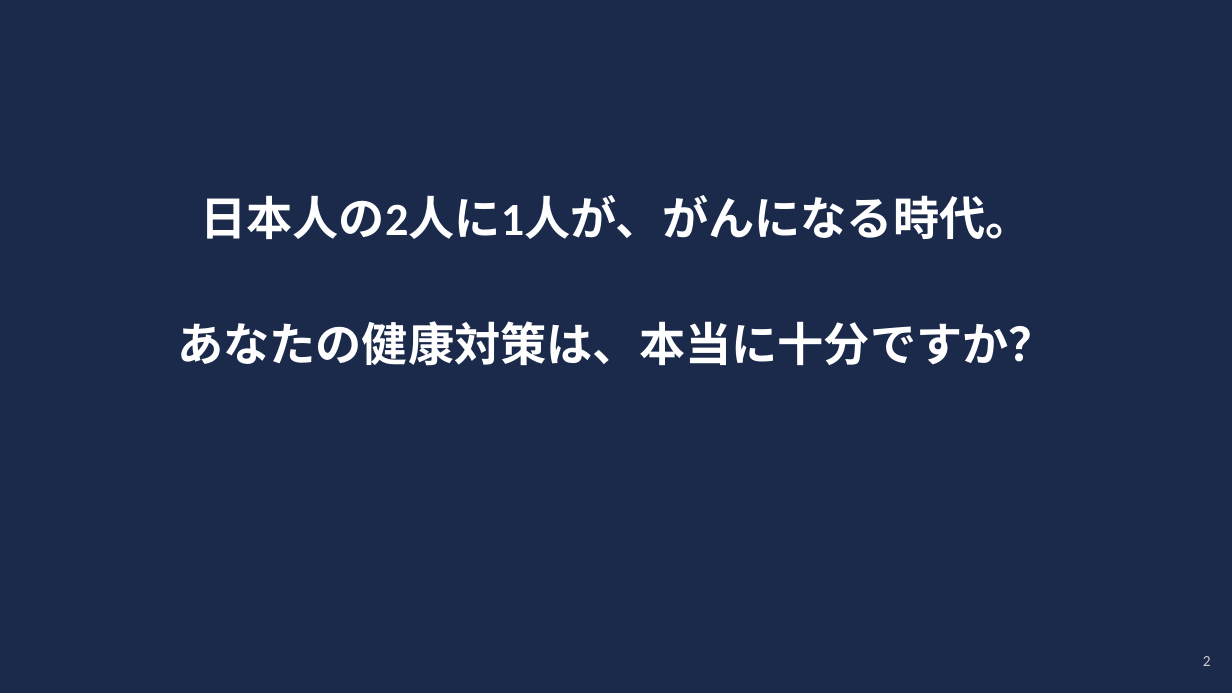
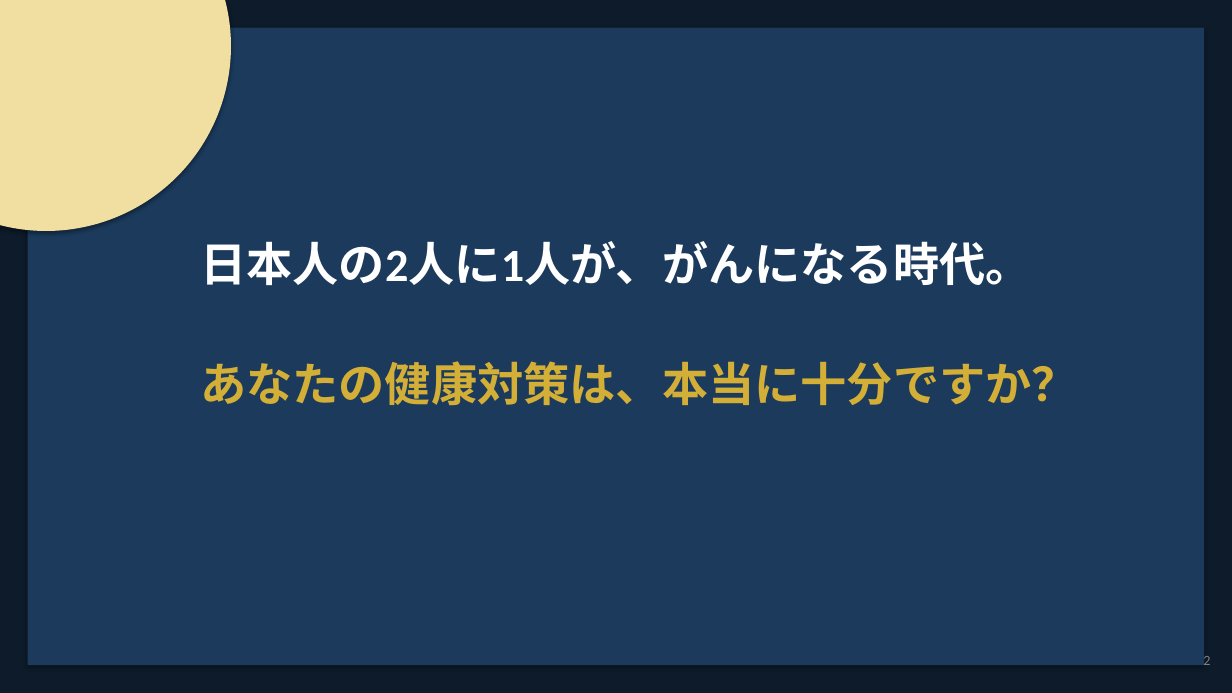
Before and after one commit to office-vonds/noyuto, a slide deck: slide 2 of RIWAY_Presentation.pptx. Drawn at 1232x693 pixels with LibreOffice and Linux fonts; fonts in the diff are those of the drawing. Boxes give left, top, right and bottom in pixels: in the first picture for what was removed or moved away, otherwise in the second. Text is boxed around its words. In the diff, an @@ line names an element or a change of style, - is before the commit and + after.

```diff
--- a/RIWAY_Presentation.pptx
+++ b/RIWAY_Presentation.pptx
@@ rectangle at (0, 0, 1232, 693): fill #1B2A4A to #0D1B2A @@
@@ ellipse added at (0, 0, 231, 231), fill #F0DFA0 @@
@@ rectangle added at (28, 28, 1204, 665), fill #1B3A5C @@
@@ text at (200, 195, 1031, 239): paragraph removed @@
-日本人の2人に1人が、がんになる時代。
@@ text added at (200, 241, 1031, 285), 36 pt, text #FFFFFF, bold @@
+日本人の2人に1人が、がんになる時代。
@@ text "あなたの健康対策は、本当に十分ですか？": place and size @@
-text "あなたの健康対策は、本当に十分ですか？" at (177, 195, 1055, 366)
+text "あなたの健康対策は、本当に十分ですか？" at (200, 361, 1078, 406)
@@ text "あなたの健康対策は、本当に十分ですか？" at (200, 361, 1078, 406): text colour #FFFFFF to #D4AF37; less space between paragraphs @@
@@ text "2" at (1203, 653, 1210, 665): size 12 to 11 pt, text colour #CCCCCC to #808080 @@
```
Also in this commit, not shown: 19 other slides changed, 2 other files.
